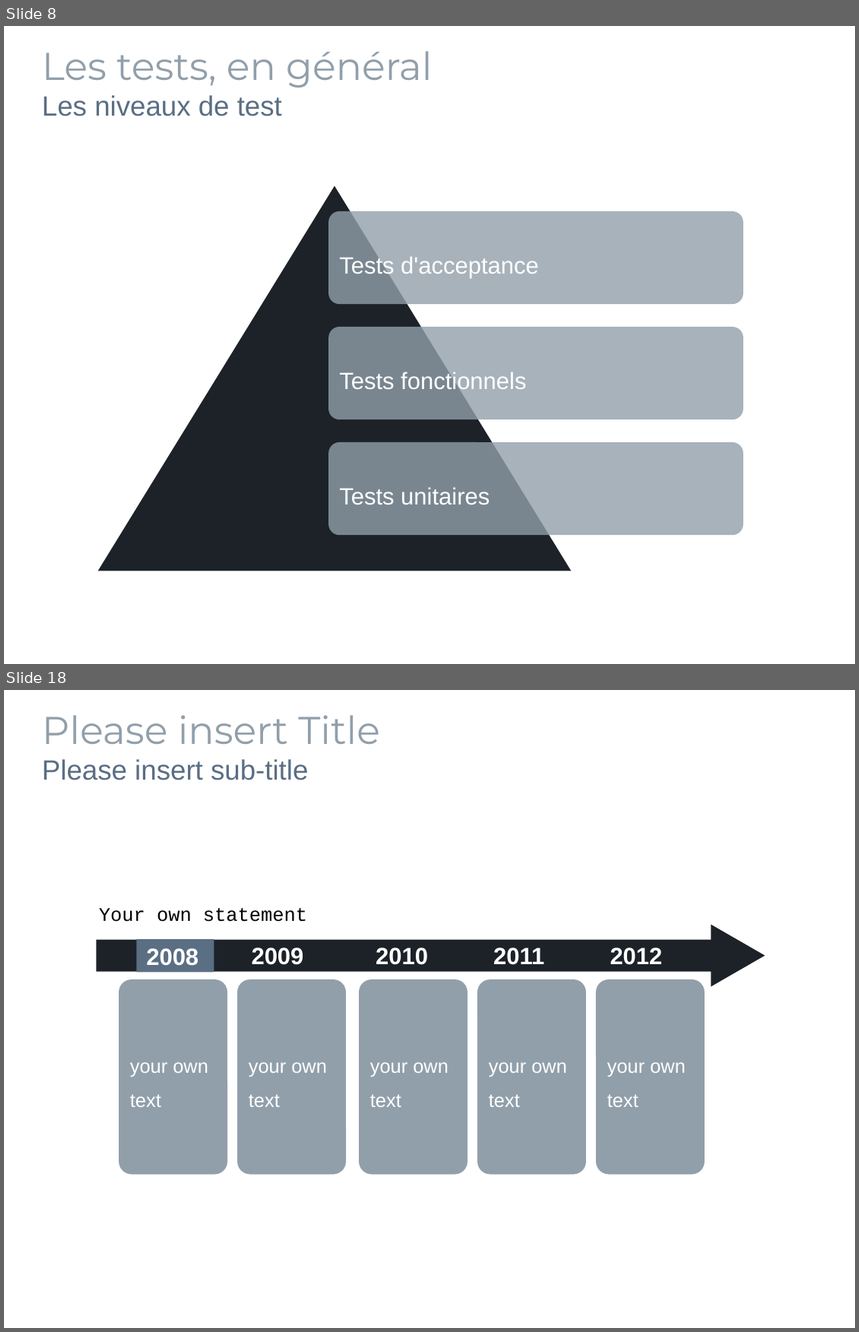
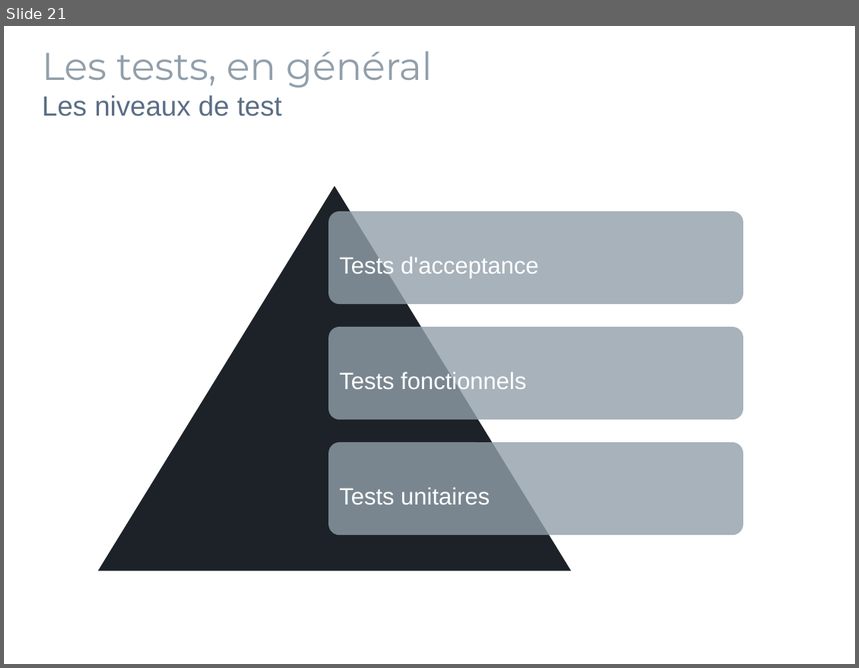
Before and after one commit to pbreault/TestsOnAndroid, a slide deck: Presentation.odp. Shown one above the other, each under a label of ours: slides 8 and 18 before the commit, slide 21 after it; the slides between them are not shown. The pictures are 859x1332 and 859x668 pixels, drawn with LibreOffice and Linux fonts; fonts in the diff are those of the drawing; background and template pictures are left out. Boxes give left, top, right and bottom in pixels: in the first picture for what was removed or moved away, otherwise in the second. Text is boxed around its words. In the diff, an @@ line names an element or a change of style, - is before the commit and + after.

```diff
--- a/Presentation.odp
+++ b/Presentation.odp
@@ slide 18 removed at [4, 690, 855, 1328], background picture (left out) @@
@@ text removed at [42, 715, 380, 780] @@
-Please insert Title
-Please insert sub-title
@@ text removed at [99, 908, 307, 922] @@
-Your own statement
@@ right arrow removed at [97, 925, 766, 987] @@
-2009 2010 2011 2012
@@ rectangle removed at [137, 939, 214, 972] @@
-2008
@@ freeform shape removed at [119, 980, 228, 1174] @@
-your own text
@@ freeform shape removed at [237, 980, 346, 1174] @@
-your own text
@@ freeform shape removed at [360, 980, 468, 1174] @@
-your own text
@@ freeform shape removed at [477, 980, 586, 1174] @@
-your own text
@@ freeform shape removed at [597, 980, 705, 1174] @@
-your own text
@@ what was slide 8 is now slide 21 @@
```
Also in this commit, not shown: 2 slides changed, 13 slides added, 12 other slides removed, 5 other files.
